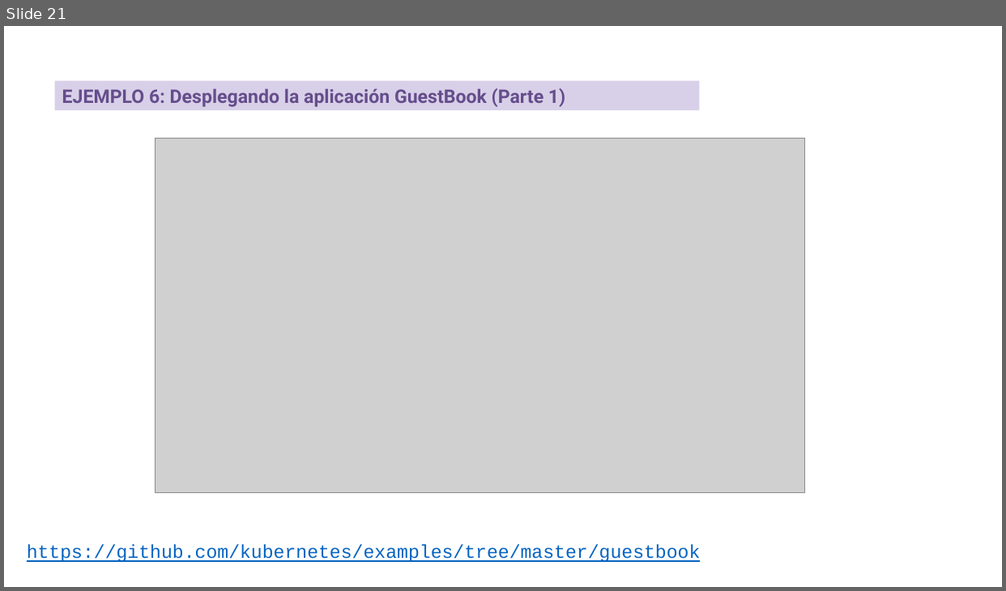
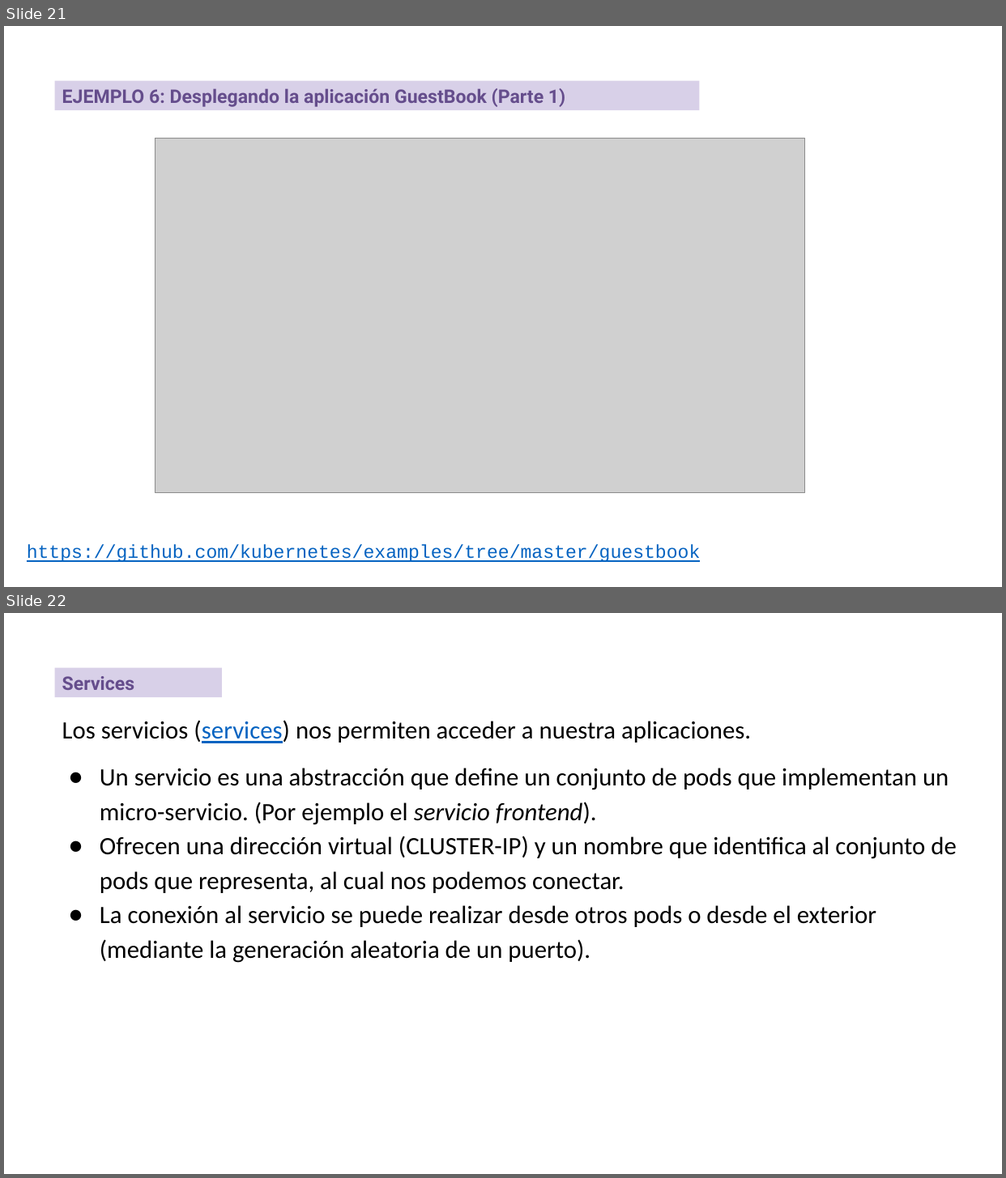
Before and after one commit to iesgn/curso_kubernetes_2020, a slide deck: unidad2/presentacion_sesion2.odp. Shown one above the other, each under a label of ours: slide 21 before the commit, slides 21 and 22 after it. The pictures are 1006x591 and 1006x1178 pixels, drawn with LibreOffice and Linux fonts; fonts in the diff are those of the drawing; grey boxes stand for pictures. Boxes give left, top, right and bottom in pixels: in the first picture for what was removed or moved away, otherwise in the second. Text is boxed around its words. In the diff, an @@ line names an element or a change of style, - is before the commit and + after.

Commit message:
Añado services en la sesión 2

```diff
--- a/unidad2/presentacion_sesion2.odp
+++ b/unidad2/presentacion_sesion2.odp
@@ slide 22 added at box(4, 613, 1002, 1174), background #FFFFFF @@
@@ rectangle added at box(55, 667, 222, 697), fill #D8D0E8, 18 pt, text #654D8C, bold @@
+Services
@@ text added at box(62, 720, 956, 963), 24 pt, text #000000 @@
+Los servicios (services) nos permiten acceder a nuestra aplicaciones.
+● Un servicio es una abstracción que define un conjunto de pods que implementan un micro-servicio. (Por ejemplo el servicio frontend).
+● Ofrecen una dirección virtual (CLUSTER-IP) y un nombre que identifica al conjunto de pods que representa, al cual nos podemos conectar.
+● La conexión al servicio se puede realizar desde otros pods o desde el exterior (mediante la generación aleatoria de un puerto).
```
Also in this commit, not shown: 7 other slides added, 9 other files.
